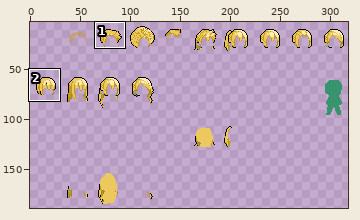
File history of a sprite sheet, hair_male/hair_blond.png. The first picture is a wide view before the edit; the outline marks the close-up.
Close-up. Before:
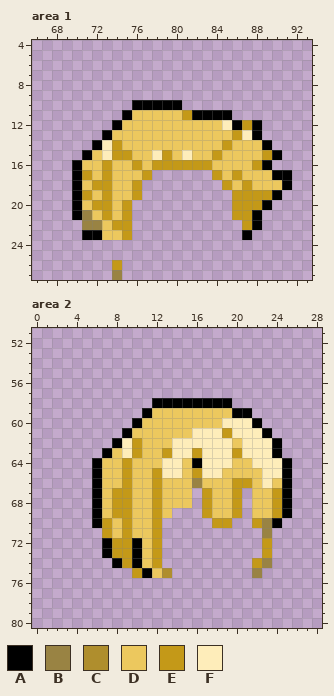
The file is 320x192 pixels. Shown: area 1: x 66..93, y 4..27; area 2: x 0..28, y 51..80. The wide view leaves out empty margins. The commit also changed other parts of the picture, which this record leaves out.
Palette (. is transparent): A #000000  B #998343  C #af8e2d  D #ecc85e  E #c49918  F #feedba
Pixels before, area 1, first column x 70:
10 ......AAAAA...........
11 .....ADDDDDEAAAA......
12 ....ADDDDDDDDDDFAEA...
13 ...ADDDDDDDDDDDDEFA...
14 ..AFEDDDDDDDDDDEDDDA..
15 .ADFEEDDFEDFDDEDDDDEA.
16 ADDEDDEDEEEEEEDDDDEA..
17 AEDEDDDE......EDEDDDAA
18 ADEEDDE........EDEDDDA
19 AEDEDDE.........EEEEA.
20 ADEEDE..........EEEA..
21 ABDEDE..........EEA...
22 .BBDEE...........EA...
23 .AADDE...........A....
24 ......................
25 ......................
26 ....E.................
27 ....B.................
Pixels before, area 2, first column x 6:
58 ......AAAAAAAA......
59 .....ADDDDDDDDAA....
60 ....ADDDDDDDDFFFA...
61 ...ADDDDDDFFFEFFFA..
62 ..AFEDDDFFFFFFDFFFA.
63 .ADFEDDEFFEFFFEFFFA.
64 ADDEDDDFFDAFFFDDFFFA
65 ADDEDDEFFDEFFDDDDFFA
66 ADDEDDEDDDBDDDEEDFDA
67 ADEEDDEDDD.EDDE.DDEA
68 ADEEDDEDDD.EDDE.DDEA
69 ADEEDDED...EDDE.DDEA
70 AEDEDDE.....EE..EBA.
71 .EDEDDE..........B..
72 .AEEADE..........E..
73 .AEEADE..........E..
74 ..AEADE.........EB..
75 ....EADC........B...
And afterwards:
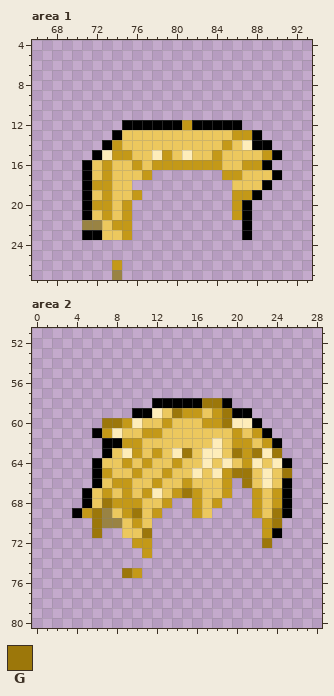
Colours new in this view: G #9c770a
Edits made:
Area 1:
y 10: x 76..80 AAAAA -> .....
y 11: x 75..85 ADDDDDEAAAA -> ...........
y 12: x 74..85 ADDDDDDDDDDF -> .AAAAAAEAAAA; x 87..88 EA -> ..
y 13: x 73..74 AD -> .A; x 87 F -> E
y 14: x 72..73 AF -> .A; x 87..88 DD -> FA
y 15: x 71..72 AD -> .A
y 16: x 70..71 AD -> .A; x 84 D -> E; x 87 D -> E
y 17: x 70..71 AE -> .A; x 84..85 ED -> .E; x 91 A -> .
y 18: x 70..71 AD -> .A; x 76 E -> .; x 85 E -> .; x 87 E -> D; x 89..91 DDA -> A..
y 19: x 70..71 AE -> .A; x 88..90 EEA -> A..
y 20: x 70..71 AD -> .A; x 87..89 EEA -> A..
y 21: x 70..71 AB -> .A; x 87..88 EA -> A.
y 22: x 87..88 EA -> A.
Area 2:
y 58: x 17..18 AA -> GG
y 59: x 10 . -> A; x 12 D -> F; x 14..16 DDD -> GEE; x 18..19 DD -> EG
y 60: x 7..10 ...A -> GGEF; x 13 D -> E; x 17..19 DDF -> EEG
y 61: x 6..9 ...A -> AEFD; x 11..12 DD -> EE; x 16..22 FFFEFFF -> DDDDEDE
y 62: x 7 . -> A; x 9 F -> E; x 14..17 FFFF -> DDDD; x 19..23 FDFFF -> DEEDE
y 63: x 12..13 DE -> ED; x 15..16 FE -> GD; x 19..22 FEFF -> DGEG; x 24 A -> G
y 64: x 11 D -> E; x 13..14 FF -> DE; x 16 A -> D; x 18 F -> D; x 21 D -> E; x 23 F -> D
y 65: x 7 D -> E; x 9..10 ED -> DE; x 12..14 EFF -> DED; x 16..17 EF -> FD; x 19..21 DDD -> EGG; x 24..25 FA -> DG
y 66: x 8 D -> E; x 15..16 DB -> ED; x 19..21 DEE -> E.G
y 67: x 5..8 .ADE -> ADED; x 11..12 DE -> EF; x 14..17 DD.E -> EGED; x 19..20 DE -> E.; x 22 D -> E
y 68: x 5..7 .AD -> ADG; x 10 D -> E; x 12..20 EDDD.EDDE -> DE..EDE..; x 22 D -> E
y 69: x 4..8 ..ADE -> AEGBD; x 10 D -> G; x 13 D -> .; x 16..20 .EDDE -> ED...; x 22 D -> E; x 24 E -> G
y 70: x 6..10 AEDED -> GBBDE; x 12 E -> .; x 18..19 EE -> ..; x 22..24 EBA -> .EG
y 71: x 6..9 .EDE -> G..D; x 11..12 DE -> G.; x 23..24 B. -> EA
y 72: x 7..12 AEEADE -> ...EE.; x 23 E -> G
y 73: x 7..12 AEEADE -> ....E.; x 23 E -> .
y 74: x 8..12 AEADE -> .....; x 22..23 EB -> ..
y 75: x 9 . -> G; x 11..13 ADC -> ...; x 22 B -> .
